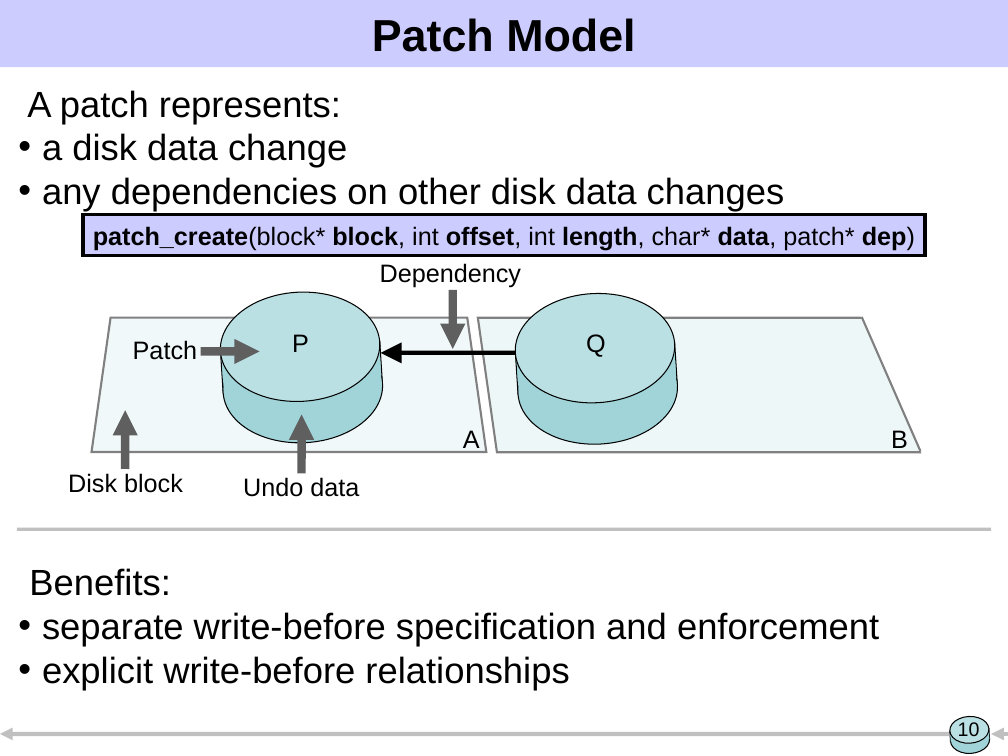
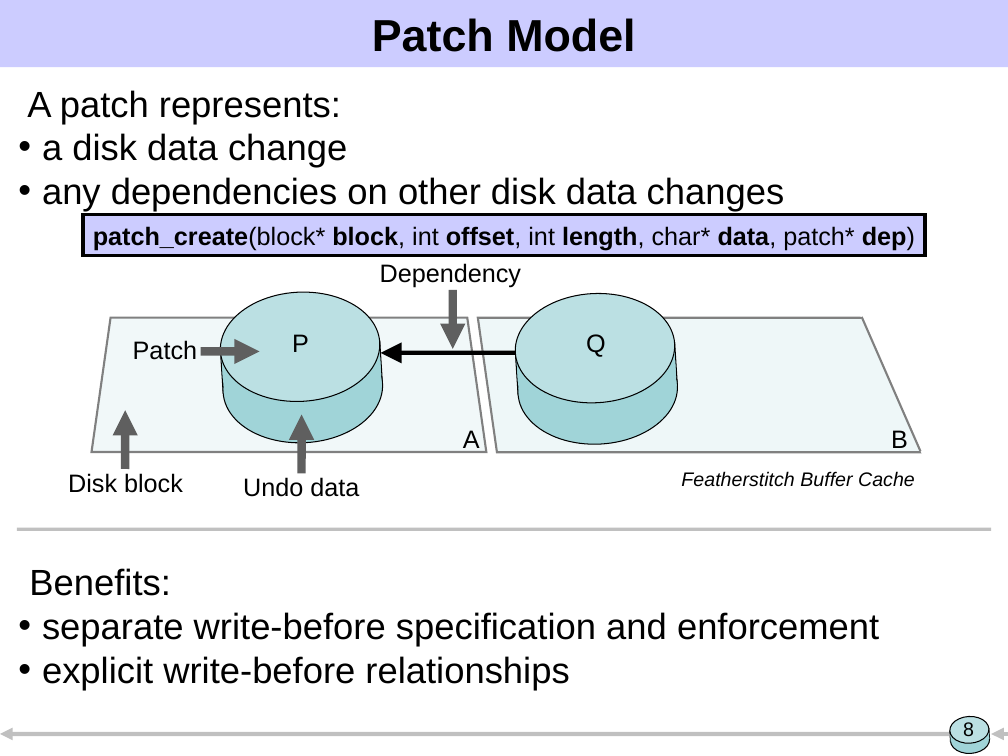
Before and after one commit to ucla-readable/fstitch-doc, a slide deck: slide 8 of sosp/pres.ppt (slide 10 before the commit). Drawn at 1008x756 pixels with LibreOffice and Linux fonts; fonts in the diff are those of the drawing. Boxes give left, top, right and bottom in pixels: in the first picture for what was removed or moved away, otherwise in the second. Text is boxed around its words. In the diff, an @@ line names an element or a change of style, - is before the commit and + after.

```diff
--- a/sosp/pres.ppt
+++ b/sosp/pres.ppt
@@ text added at (681,471,915,487), 14 pt, text #000000, italic @@
+Featherstitch Buffer Cache
@@ page number at (963,722,974,737): text changed @@
-10
+8
```
Also in this commit, not shown: 13 other slides changed, 2 slides added, 5 slides removed, 1 other file.
